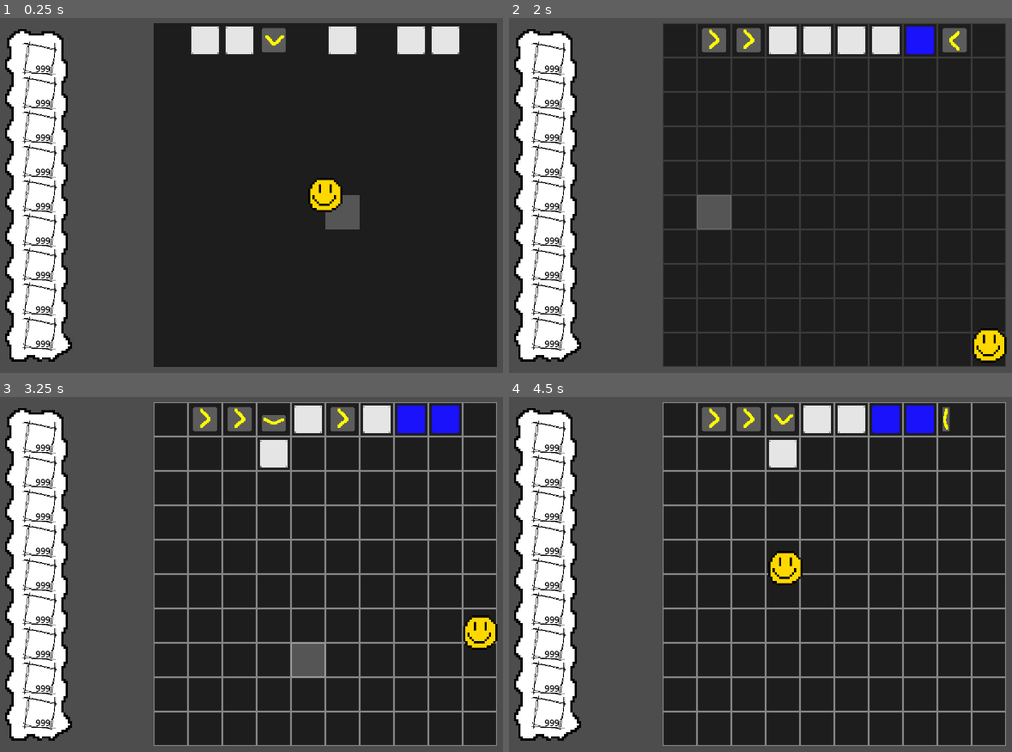
Above: before the commit, frames 1-4 (two rows, left to right).
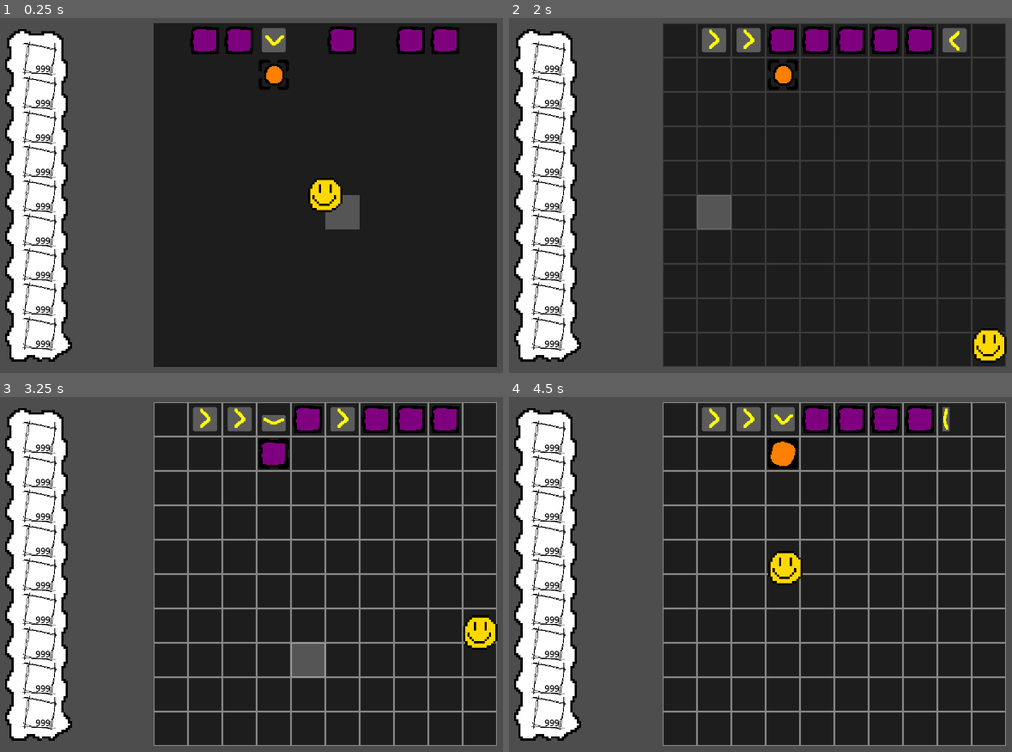
Above: after the commit, the same moments.

Repository: Stev51/gmtk-jam-2025
Game: Godot game, scene res://scenes/main.tscn
Same seed, same stepped clock (60 frames per second), same inputs: the game is played once before the commit and once after it.
Inputs (mouse positions are in pixels of both pictures, inside the frame that each line leads up to):
- Up to frame 1 (0.25 s): no input
- Up to frame 2 (2 s): tap Enter at 0.5 s; move the mouse to (986, 174) at 0.52 s; hold Right (ui_right) 0.53-1.28 s; tap E at 0.6, 1.35 s; click (986, 174) at 0.67 s; move the mouse to (695, 213) at 1.27 s; hold Down (ui_down) from 1.28 s (still down)
- Up to frame 3 (3.25 s): move the mouse to (392, 489) at 2.02 s; release Down (ui_down) at 2.03 s; hold Right (ui_right) 2.03-2.78 s; tap E at 2.1, 2.85 s; move the mouse to (291, 652) at 2.77 s; hold Up (ui_up) from 2.78 s (still down); click (291, 652) at 2.92 s
- Up to frame 4 (4.5 s): move the mouse to (outside the picture) at 3.52 s; release Up (ui_up) at 3.53 s; hold Left (ui_left) from 3.53 s (still down); tap E at 3.6, 4.35 s; move the mouse to (629, 517) at 4.27 s

The runs differ from the first frame. In frame 1, 2.4% of the frame differs, in the area x 37-92%, y 2-21%; in frame 2, 2.5%, in the area x 51-85%, y 2-21%; in frame 3, 2.2%; in frame 4, 2.2%.
Error before the commit: Invalid access to property or key 'texture' on a base object of type 'Nil'. (res://inventory/inventory_slot_ui.gd:10)
Error after the commit: Invalid access to property or key 'movable_state' on a base object of type 'Node2D (place_marker.gd)'. (res://scripts/main.gd:42)

Commit message:
add painter and new box sprites

Diff:
--- a/inventory/inventory_slot_ui.gd
+++ b/inventory/inventory_slot_ui.gd
@@ -7,4 +7,4 @@
 		item_visual.visible = false
 	else:
 		item_visual.visible = true
-		item_visual.texture = slot.item.texture
+		#item_visual.texture = slot.item.texture
--- a/scenes/box.tscn
+++ b/scenes/box.tscn
@@ -1,52 +1,18 @@
-[gd_scene load_steps=7 format=3 uid="uid://5ir7gkpmgxy5"]
+[gd_scene load_steps=4 format=3 uid="uid://5ir7gkpmgxy5"]
 
-[ext_resource type="Texture2D" uid="uid://dv0a8f2cnshkr" path="res://assets/img/box/box.png" id="1_3inec"]
-[ext_resource type="Texture2D" uid="uid://dp1oiaybbgja7" path="res://assets/img/box/box-blue.png" id="1_telwu"]
-[ext_resource type="Texture2D" uid="uid://cetr7ctpargff" path="res://assets/img/box/box-green.png" id="3_brpd5"]
-[ext_resource type="Texture2D" uid="uid://cnk48xnlrsqte" path="res://assets/img/box/box-red.png" id="4_ry43h"]
+[ext_resource type="Texture2D" uid="uid://fpgexf3hhpn" path="res://assets/img/box.png" id="1_3inec"]
 
-[sub_resource type="SpriteFrames" id="SpriteFrames_dijgj"]
-animations = [{
-"frames": [{
-"duration": 1.0,
-"texture": ExtResource("1_telwu")
-}],
-"loop": true,
-"name": &"blue",
-"speed": 5.0
-}, {
-"frames": [{
-"duration": 1.0,
-"texture": ExtResource("1_3inec")
-}],
-"loop": true,
-"name": &"default",
-"speed": 5.0
-}, {
-"frames": [{
-"duration": 1.0,
-"texture": ExtResource("3_brpd5")
-}],
-"loop": true,
-"name": &"green",
-"speed": 5.0
-}, {
-"frames": [{
-"duration": 1.0,
-"texture": ExtResource("4_ry43h")
-}],
-"loop": true,
-"name": &"red",
-"speed": 5.0
-}]
+[sub_resource type="AtlasTexture" id="AtlasTexture_on5l8"]
+atlas = ExtResource("1_3inec")
 
 [sub_resource type="RectangleShape2D" id="RectangleShape2D_3inec"]
 size = Vector2(27.4286, 27.4286)
 
-[node name="Box" type="AnimatedSprite2D"]
+[node name="Box" type="Sprite2D"]
 z_index = 1
 scale = Vector2(1.75, 1.75)
-sprite_frames = SubResource("SpriteFrames_dijgj")
+texture = SubResource("AtlasTexture_on5l8")
+vframes = 6
 
 [node name="StaticBody2D" type="StaticBody2D" parent="."]
 
--- a/scenes/painter.tscn
+++ b/scenes/painter.tscn
@@ -1,7 +1,11 @@
-[gd_scene load_steps=2 format=3 uid="uid://q0c3q72efs5c"]
+[gd_scene load_steps=3 format=3 uid="uid://ddddvm8p5ihii"]
 
-[sub_resource type="PlaceholderTexture2D" id="PlaceholderTexture2D_i3v0h"]
-size = Vector2(64, 64)
+[ext_resource type="Texture2D" uid="uid://cg5vqyug4ady" path="res://assets/img/painter.png" id="1_kp2s1"]
+
+[sub_resource type="AtlasTexture" id="AtlasTexture_di2xp"]
+atlas = ExtResource("1_kp2s1")
 
 [node name="Painter" type="Sprite2D"]
-texture = SubResource("PlaceholderTexture2D_i3v0h")
+scale = Vector2(2, 2)
+texture = SubResource("AtlasTexture_di2xp")
+vframes = 6
--- a/scripts/mechanism/box.gd
+++ b/scripts/mechanism/box.gd
@@ -1,16 +1,16 @@
 class_name Box extends Mechanism
 
-enum BoxColor {WHITE, RED, BLUE, GREEN}
-const boxColorAnimation = {
-	BoxColor.WHITE: "white",
-	BoxColor.RED: "red",
-	BoxColor.BLUE: "blue",
-	BoxColor.GREEN: "green",
-}
+enum BoxColor {PURPLE, RED, ORANGE, YELLOW, GREEN, BLUE}
+#const boxColorAnimation = {
+#	BoxColor.WHITE: "white",
+#	BoxColor.RED: "red",
+#	BoxColor.BLUE: "blue",
+#	BoxColor.GREEN: "green",
+#}
 
 const NODE = preload("res://scenes/box.tscn")
 
-var color = BoxColor.WHITE
+var color = BoxColor.PURPLE
 
 func _init(field: Field, x: int, y: int):
 	super(field, x, y, NODE.instantiate(), Field.FOREGROUND)
@@ -21,4 +21,4 @@
 
 func updateColor(color: BoxColor):
 	self.color = color
-	self.node.animation = boxColorAnimation[color]
+	self.node.frame = color
--- a/scripts/mechanism/painter.gd
+++ b/scripts/mechanism/painter.gd
@@ -1,14 +1,20 @@
 class_name Painter extends Mechanism
 
-const NODE = preload("res://scenes/pusher.tscn")
+const NODE = preload("res://scenes/painter.tscn")
 
-func _init(field: Field, x: int, y:int):
+var color: Box.BoxColor = Box.BoxColor.PURPLE
+
+func _init(field: Field, x: int, y:int, color: Box.BoxColor):
 	super(field, x, y, NODE.instantiate(), Field.BACKGROUND)
+	setColor(color)
 
+func setColor(color: Box.BoxColor):
+	self.color = color
+	self.node.frame = color
 func update(currentCycle: int):
 	var mech = field.getForegroundMechanism(x, y)
 	if is_instance_of(mech, Box):
-		mech.updateColor(Box.BoxColor.BLUE)
+		mech.updateColor(color)
 
 func push(directionToMove: Util.Direction) -> bool:
 	return false
--- a/scripts/world.gd
+++ b/scripts/world.gd
@@ -84,7 +84,7 @@
 	addMechanism(Box.new(self, 7, 0))
 	addMechanism(Pusher.new(self, 8, 0, Util.Direction.LEFT))
 
-	addMechanism(Painter.new(self, 7, 0))
+	addMechanism(Painter.new(self, 3, 1, Box.BoxColor.ORANGE))
 
 	#addMechanism(Box.new(self, 3, 3), FOREGROUND)
 	#addMechanism(Box.new(self, 4, 3), FOREGROUND)
Binary file added: assets/img/box.png
Not shown, added: assets/img/box.png.import
Binary file added: assets/img/painter.png
Not shown, added: assets/img/painter.png.import
Not shown: 1 places in inventory/inventories/player_inventory.tres that only renumber resources
Not shown: 1 places in scenes/gui.tscn that only renumber resources
Not shown: 1 places in scenes/inventory_ui.tscn that only renumber resources
Not shown: 1 places in scenes/main.tscn that only renumber resources
Not shown, changed: asset_projects/images/box.xcf
Not shown, added: asset_projects/images/painter/white.xcf
Not shown, changed: asset_projects/images/tile.xcf
